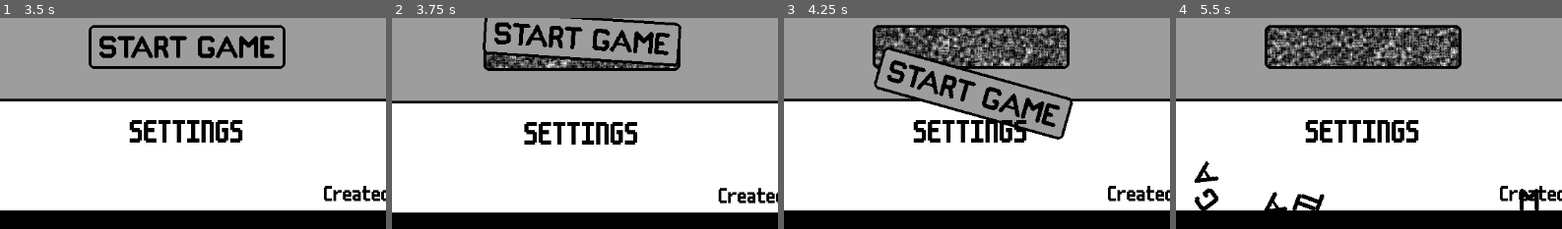
Above: before the commit, frames 1-4 (left to right).
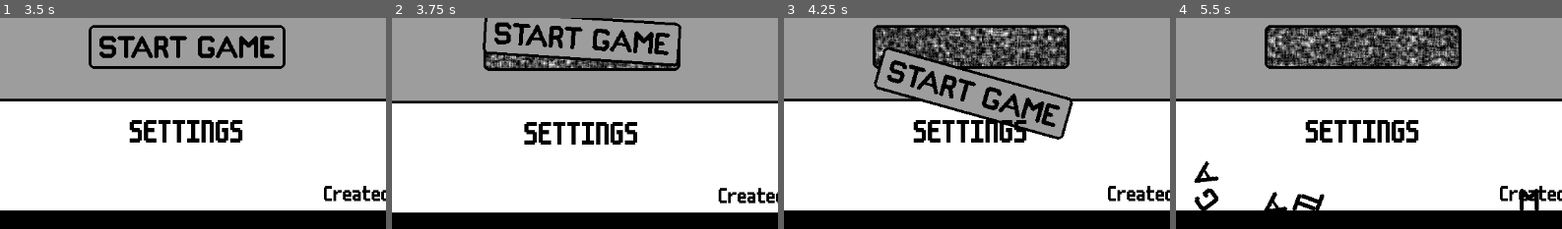
Above: after the commit, the same moments.

Repository: conor-wilson/secret-sapphire
Game: Godot game, scene res://scenes/main.tscn
The game is run twice, just before and just after one commit, with the same random seed, the same clock (stepped at 60 frames per second) and the same inputs.
Inputs (mouse positions are % of the whole screen's width and height, from its top left):
- Up to frame 1 (3.5 s): tap Enter at 0.5 s; move the mouse to (49, 38) at 0.52 s; click (49, 38) at 0.6 s; click "SETTINGS" at 1.25 s; click "BACK" at 2 s; tap Space at 2.75 s; move the mouse to (49, 38) at 2.77 s; click (49, 38) at 2.85 s
- Up to frame 2 (3.75 s): tap Enter at 3.5 s; move the mouse to (49, 56) at 3.52 s; click (49, 56) at 3.6 s
- Up to frame 3 (4.25 s): no input
- Up to frame 4 (5.5 s): move the mouse to (6, 11) at 4.27 s; click (6, 11) at 4.35 s; move the mouse to (92, 11) at 5.02 s; click (92, 11) at 5.1 s
The pictures show only the part of the screen within x 25-75%, y 49-99%; the shares and areas given below are measured in that part.

Frame 1 is identical in both runs. In frame 2, 1.0% of the frame differs, in the area x 24-74%, y 17-24%; in frame 3, 5.2%; in frame 4, 5.7%, in the area x 23-74%, y 4-23%.

Commit message:
Added idle floating animation to HelpBot

Diff:
--- /dev/null
+++ b/let-me-play/scenes/help_bot.gd
@@ -0,0 +1,32 @@
+extends Area2D
+
+@export var speed:float = 25
+@export var target_markers:Array[Marker2D]
+
+var target:Marker2D
+
+# Called when the node enters the scene tree for the first time.
+func _ready() -> void:
+
+	if target_markers.size() == 0:
+
+		var default_marker = Marker2D.new()
+		add_child(default_marker)
+
+		target_markers = [default_marker]
+
+
+# Called every frame. 'delta' is the elapsed time since the previous frame.
+func _process(delta: float) -> void:
+	set_idle_movement_target()
+	move(delta)
+
+func set_idle_movement_target():
+	if target == null || position.distance_to(target.position) <10:
+		target = target_markers[randi_range(0, target_markers.size()-1)]
+
+func move(delta:float):
+
+	var direction:Vector2 = (target.position - position).normalized()
+
+	position += direction * speed * delta
--- a/let-me-play/scenes/help_bot.tscn
+++ b/let-me-play/scenes/help_bot.tscn
@@ -1,5 +1,6 @@
-[gd_scene load_steps=6 format=3 uid="uid://bcttde4rl6c7u"]
+[gd_scene load_steps=7 format=3 uid="uid://bcttde4rl6c7u"]
 
+[ext_resource type="Script" path="res://scenes/help_bot.gd" id="1_b6jo1"]
 [ext_resource type="Texture2D" uid="uid://1cwslcas3huc" path="res://assets/art/HelpBot-Sheet.png" id="1_nxjie"]
 
 [sub_resource type="Animation" id="Animation_pv5sx"]
@@ -44,6 +45,7 @@
 size = Vector2(62, 62)
 
 [node name="HelpBot" type="Area2D"]
+script = ExtResource("1_b6jo1")
 metadata/_edit_group_ = true
 
 [node name="Sprite2D" type="Sprite2D" parent="."]
--- a/let-me-play/scenes/secret_settings_menu.tscn
+++ b/let-me-play/scenes/secret_settings_menu.tscn
@@ -82,9 +82,28 @@
 text = "secret setting 3"
 flat = true
 
-[node name="HelpBot" parent="." instance=ExtResource("3_prvos")]
-position = Vector2(553, 291)
+[node name="HelpBot" parent="." node_paths=PackedStringArray("target_markers") instance=ExtResource("3_prvos")]
+position = Vector2(560, 291)
+speed = 10.0
+target_markers = [NodePath("../CageMarkers/CageMarker1"), NodePath("../CageMarkers/CageMarker2"), NodePath("../CageMarkers/CageMarker3"), NodePath("../CageMarkers/CageMarker4"), NodePath("../CageMarkers/CageMarker5")]
 
 [node name="Cage" type="Sprite2D" parent="."]
 position = Vector2(560, 288)
 texture = ExtResource("4_oxqhv")
+
+[node name="CageMarkers" type="Node2D" parent="."]
+
+[node name="CageMarker1" type="Marker2D" parent="CageMarkers"]
+position = Vector2(588, 307)
+
+[node name="CageMarker2" type="Marker2D" parent="CageMarkers"]
+position = Vector2(532, 270)
+
+[node name="CageMarker3" type="Marker2D" parent="CageMarkers"]
+position = Vector2(540, 316)
+
+[node name="CageMarker4" type="Marker2D" parent="CageMarkers"]
+position = Vector2(560, 291)
+
+[node name="CageMarker5" type="Marker2D" parent="CageMarkers"]
+position = Vector2(581, 261)
